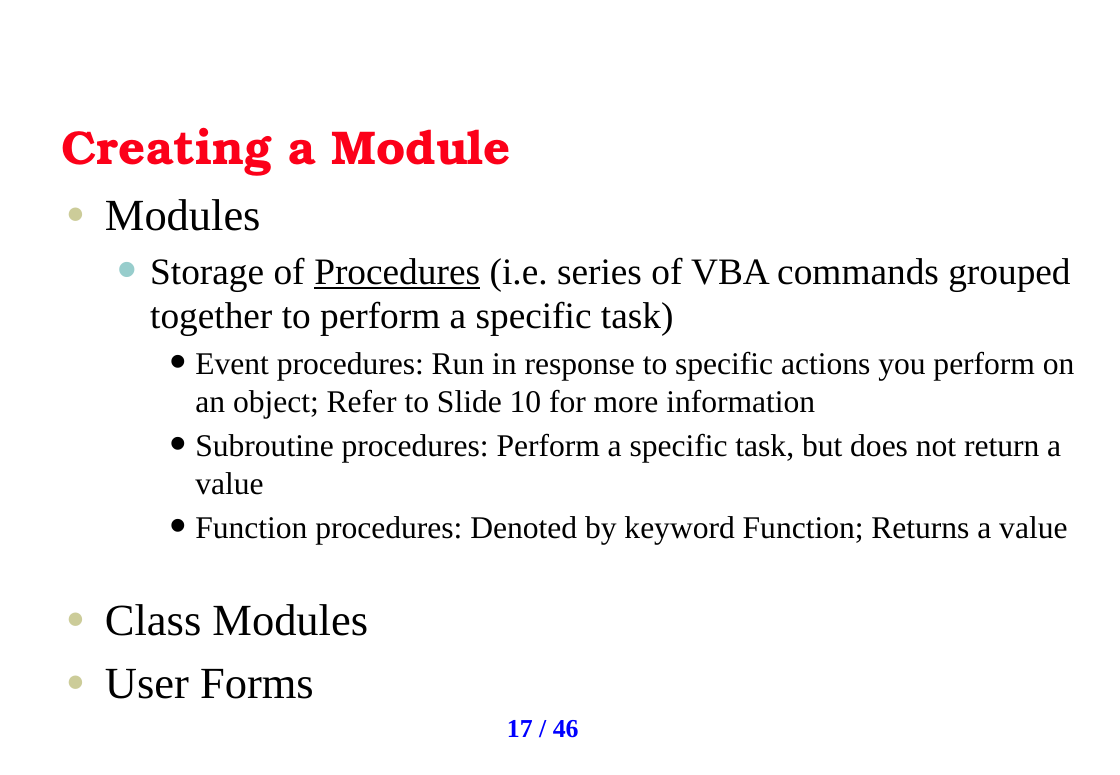
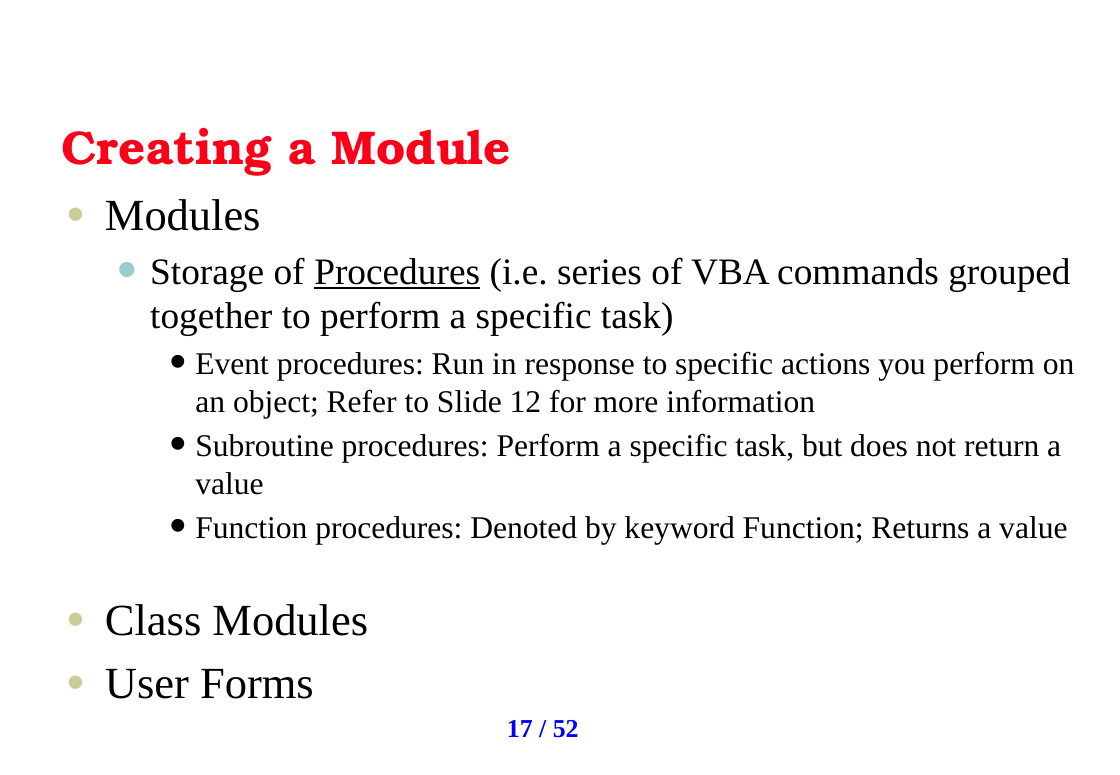
Before and after one commit to uhasan1/Quantitative-Finance, a slide deck: slide 17 of AO VBA Training Slides v3.pptx. Drawn at 1120x775 pixels with LibreOffice and Linux fonts; fonts in the diff are those of the drawing; background and template pictures are left out. Boxes give left, top, right and bottom in pixels: in the first picture for what was removed or moved away, otherwise in the second. Text is boxed around its words. In the diff, an @@ line names an element or a change of style, - is before the commit and + after.

```diff
--- a/AO VBA Training Slides v3.pptx
+++ b/AO VBA Training Slides v3.pptx
@@ text at box(195, 351, 1075, 418): text changed @@
-    • Event procedures: Run in response to specific actions you perform on an object; Refer to Slide 10 for more information
+    • Event procedures: Run in response to specific actions you perform on an object; Refer to Slide 12 for more information
@@ page number at box(507, 720, 579, 738): text changed @@
-17 / 46
+17 / 52
```
Also in this commit, not shown: 18 other slides changed, 6 slides added.
